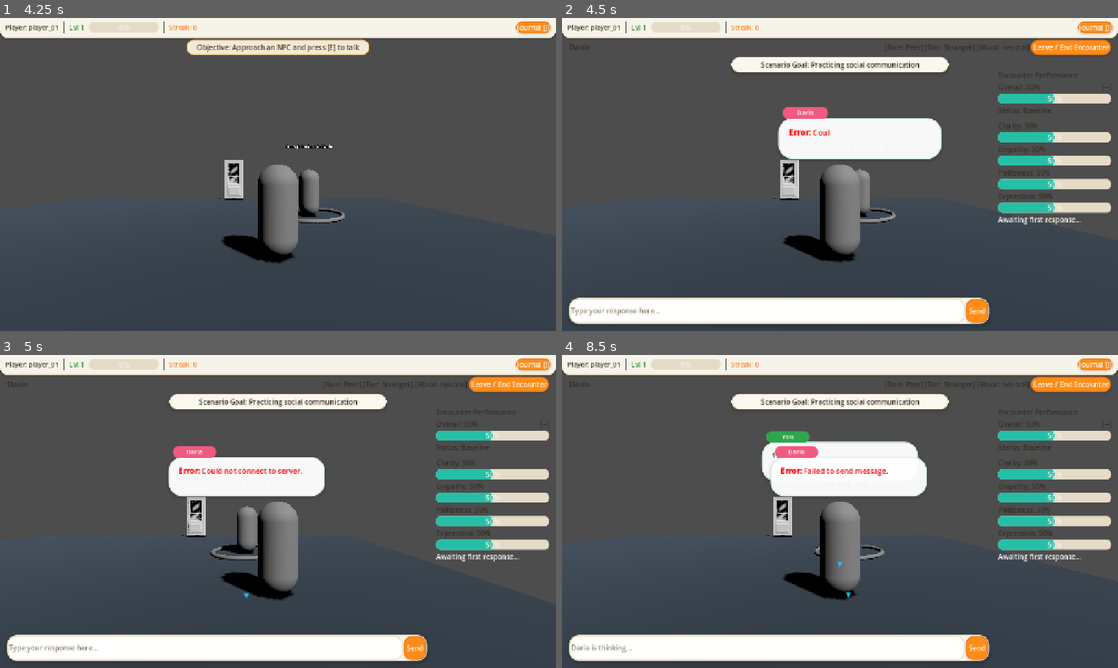
Above: before the commit, frames 1-4 (two rows, left to right).
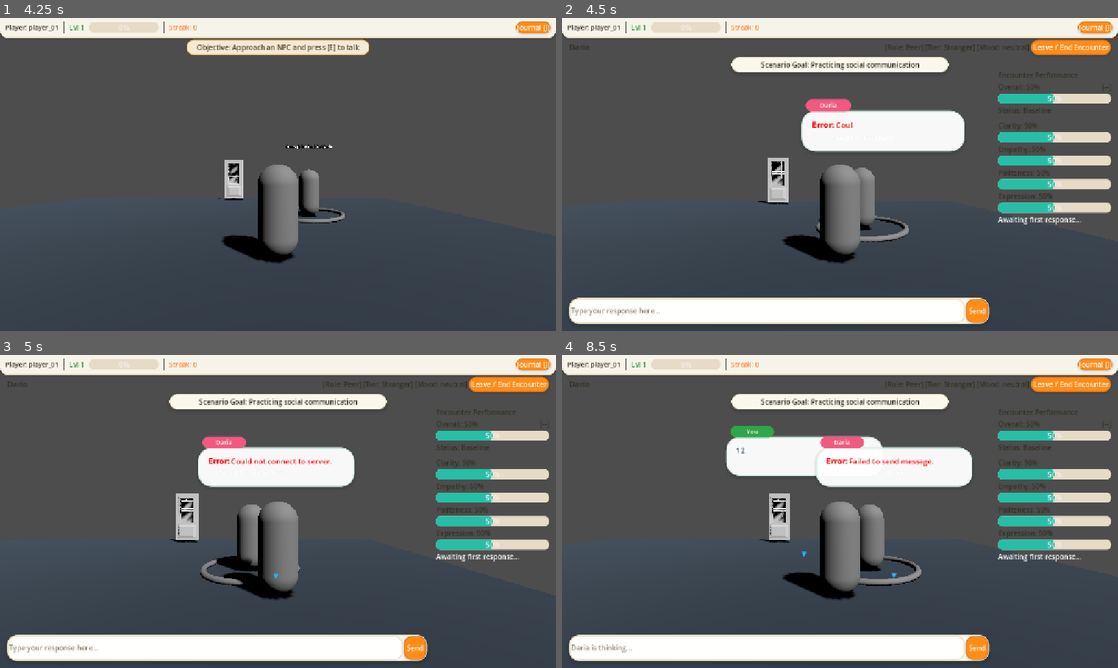
Above: after the commit, the same moments.

Repository: ahmad-ovh/THRESHOLD
Game: Godot game, scene res://scenes/main_menu/MainMenu.tscn
Two runs of this game, one before a commit and one after it. Both use one fixed random seed, a clock stepped at 60 frames per second and the inputs below.
Inputs (mouse positions are in pixels of both pictures, inside the frame that each line leads up to):
- Up to frame 1 (4.25 s): click "Start Game" at 0.5 s; tap E (interact) at 1.25 s; move the mouse to (400, 158) at 1.27 s; hold D (move_right) 1.28-2 s; hold E (interact) 1.28-2 s; click (400, 158) at 1.42 s; drag from (166, 190) to (250, 237) at 2.02 s; click "Journal [J]" at 2.75 s; click "✖" at 3.5 s
- Up to frame 2 (4.5 s): tap E (interact) at 4.25 s; move the mouse to (895, 105) at 4.27 s; hold D (move_right) from 4.28 s (still down); hold J (toggle_journal) from 4.28 s (still down)
- Up to frame 3 (5 s): keep holding D (move_right); keep holding J (toggle_journal)
- Up to frame 4 (8.5 s): release D (move_right) at 5 s; release J (toggle_journal) at 5 s; click (767, 649) at 5.02 s; type "12" at 5.1 s; click "Leave / End Encounter" at 5.75 s; click "Send" at 6.5 s; tap Space at 7.25 s; drag from (812, 574) to (673, 464) at 7.27 s; tap Enter at 8 s; move the mouse to (1006, 558) at 8.02 s; hold A (move_left) from 8.03 s (still down); hold Shift (sprint) from 8.03 s (still down)

Frame 1 is identical in both runs. In frame 2, 4.3% of the frame differs, in the area x 35-73%, y 25-79%; in frame 3, 5.2%; in frame 4, 6.6%, in the area x 29-74%, y 22-79%.

Commit message:
feat: implement 3D conversational standing positioning and spatial speech bubble X-offsets to prevent overlap

Diff:
--- a/client/scenes/ui/SpeechBubble.gd
+++ b/client/scenes/ui/SpeechBubble.gd
@@ -8,9 +8,10 @@
 @onready var continue_arrow: Label = $ContinueArrow
 
 var target_3d_node: Node3D = null
-var offset_3d: Vector3 = Vector3(0, 2.2, 0)
+var offset_3d: Vector3 = Vector3(0, 2.3, 0)
 var active_camera: Camera3D = null
 var arrow_bounce_timer: float = 0.0
+var is_player_bubble: bool = false
 
 var speaker_colors: Dictionary = {
 	"teddy": Color(1.0, 0.49, 0.15),       # Vibrant Orange
@@ -27,13 +28,18 @@
 	continue_arrow.visible = false
 
 func setup(speaker: String, text: String, target_node: Node3D = null, is_player: bool = false) -> void:
+	is_player_bubble = is_player
 	speaker_label.text = speaker
 	var key = speaker.to_lower()
 	var badge_color = Color(1.0, 0.49, 0.15) # Default Orange
 	if is_player or key == "you":
 		badge_color = speaker_colors["you"]
+		offset_3d = Vector3(-0.7, 2.3, 0) # Offset left for Player
 	elif speaker_colors.has(key):
 		badge_color = speaker_colors[key]
+		offset_3d = Vector3(0.7, 2.3, 0) # Offset right for NPC
+	else:
+		offset_3d = Vector3(0.7, 2.3, 0)
 
 	# Apply speaker badge pill stylebox color
 	var style = speaker_badge_panel.get_theme_stylebox("panel").duplicate() as StyleBoxFlat
--- a/client/singletons/EncounterManager.gd
+++ b/client/singletons/EncounterManager.gd
@@ -24,6 +24,29 @@
 		if npc.get("npc_id") == npc_id:
 			target_npc = npc
 			break
+
+	# Calculate natural conversational standing position (1.8m distance) & face-to-face alignment
+	if target_npc and player:
+		var diff = player.global_position - target_npc.global_position
+		diff.y = 0.0
+		if diff.length() < 0.1:
+			diff = Vector3(0, 0, 1.8)
+		var target_pos = target_npc.global_position + diff.normalized() * 1.8
+
+		# Smoothly glide player to standing spot
+		var tween = create_tween().set_parallel(true).set_trans(Tween.TRANS_QUAD).set_ease(Tween.EASE_OUT)
+		tween.tween_property(player, "global_position:x", target_pos.x, 0.4)
+		tween.tween_property(player, "global_position:z", target_pos.z, 0.4)
+
+		# Face characters toward each other
+		if player.has_node("CharacterMesh"):
+			var p_mesh = player.get_node("CharacterMesh")
+			var p_angle = atan2(-(target_npc.global_position.x - target_pos.x), -(target_npc.global_position.z - target_pos.z))
+			p_mesh.rotation.y = p_angle
+		if target_npc.has_node("MeshContainer"):
+			var npc_mesh = target_npc.get_node("MeshContainer")
+			var npc_angle = atan2(-(target_pos.x - target_npc.global_position.x), -(target_pos.z - target_npc.global_position.z))
+			npc_mesh.rotation.y = npc_angle
 
 	# Instantly show Dialogue UI in Connecting mode
 	_ensure_dialogue_ui()
